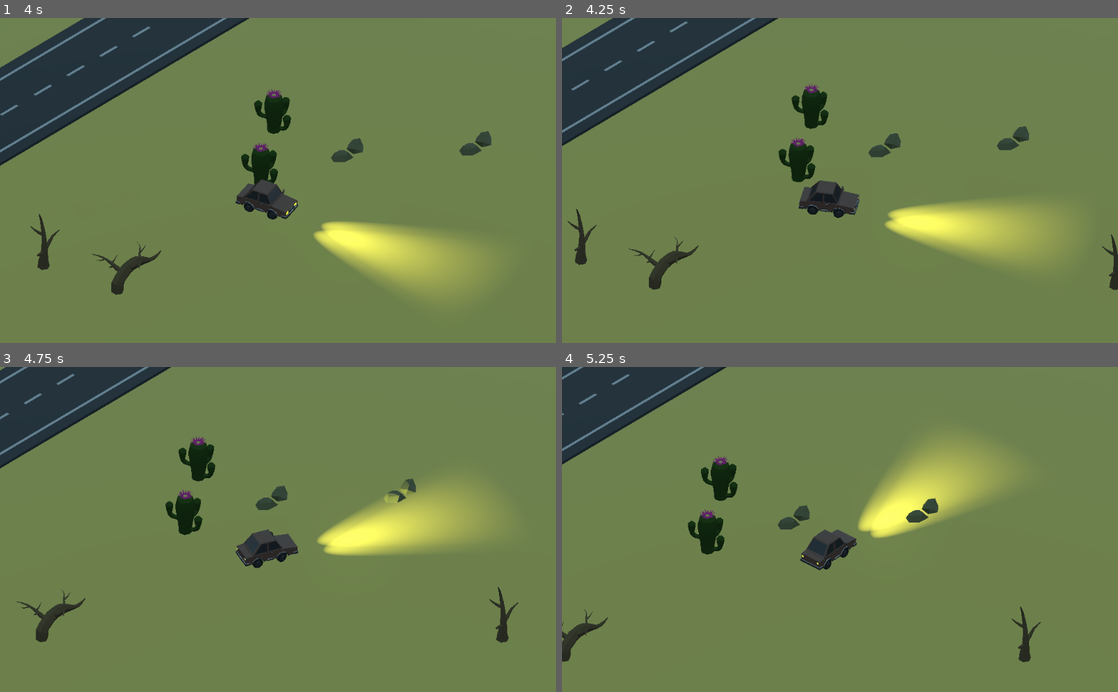
Above: before the commit, frames 1-4 (two rows, left to right).
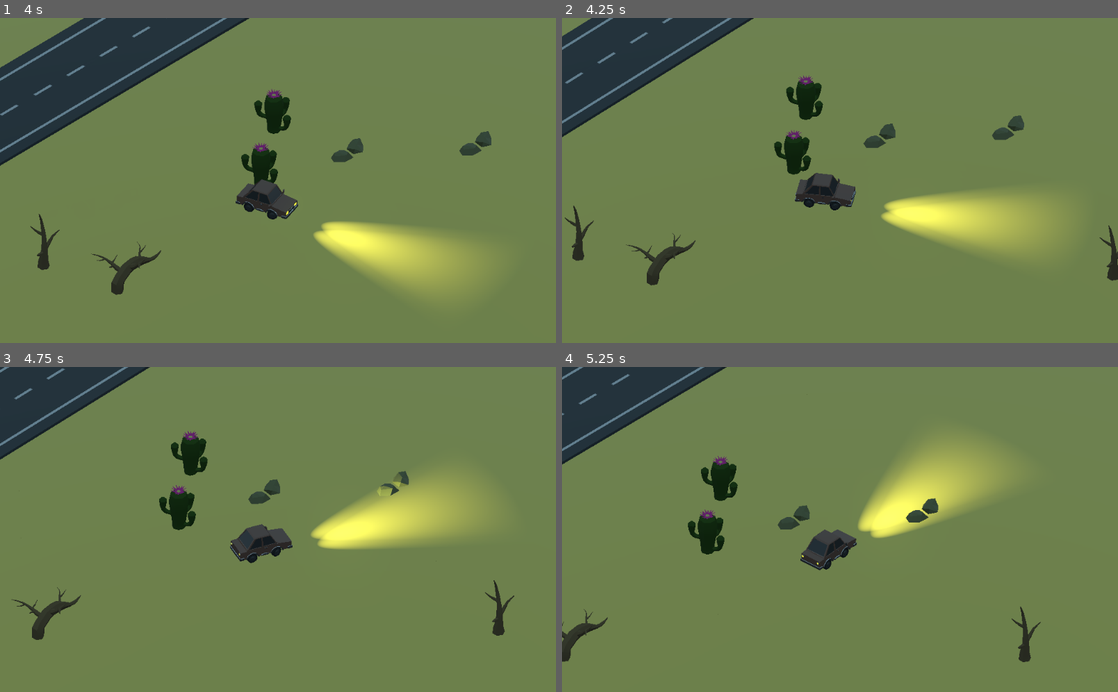
Above: after the commit, the same moments.

Repository: nheeb/dreamanddrive
Game: Godot game, scene res://Logic/Main.tscn
Two runs of this game, one before a commit and one after it. Both use one fixed random seed, a clock stepped at 60 frames per second and the inputs below. The engine's default icon, where the game draws it, is replaced by a stand-in: a white triangle on a blue panel in a dark square.
Inputs (mouse positions are in pixels of both pictures, inside the frame that each line leads up to):
- Up to frame 1 (4 s): move the mouse to (400, 164) at 0.52 s; hold D (steer_right) 0.53-1.28 s; click (400, 164) at 0.6 s; move the mouse to (166, 196) at 1.27 s; hold S (fly_down) 1.28-2.03 s; click (166, 196) at 1.35 s; move the mouse to (333, 109) at 2.02 s; hold D (steer_right) 2.03-2.78 s; click (333, 109) at 2.1 s; move the mouse to (250, 245) at 2.77 s; hold W (fly_up) 2.78-3.53 s; click (250, 245) at 2.85 s; move the mouse to (444, 229) at 3.52 s; hold A (steer_left) from 3.53 s (still down); click (444, 229) at 3.6 s
- Up to frame 2 (4.25 s): keep holding A (steer_left); tap Q (cheat_screen_shake, bound only after the commit) at 4.15 s
- Up to frame 3 (4.75 s): keep holding A (steer_left); move the mouse to (111, 480) at 4.27 s; click (111, 480) at 4.35 s
- Up to frame 4 (5.25 s): move the mouse to (867, 529) at 5.02 s; release A (steer_left) at 5.03 s; hold S (fly_down) from 5.03 s (still down); click (867, 529) at 5.1 s

Frame 1 is identical in both runs. In frame 2, 8.3% of the frame differs, in the area x 0-100%, y 0-84%; in frame 3, 6.6%; in frame 4, less than 0.1%.

Commit message:
ScreenShake

Diff:
--- /dev/null
+++ b/Effects/Explosion.gd
@@ -0,0 +1,24 @@
+extends Spatial
+
+export var damage := 40
+
+func _ready():
+	for area in $Area.get_overlapping_areas():
+		if area.get_parent().has_method("damage"):
+			area.get_parent().damage(damage, self.global_translation, false)
+	AudioManager.play("boom")
+	$Particles.emitting = true
+	$Particles2.emitting = true
+	$Particles3.emitting = true
+	$Tween.interpolate_property($OmniLight, "light_energy", 10.0, 0.0, .8)
+	$Tween.start()
+	yield(get_tree().create_timer(.1),"timeout")
+	$Area.queue_free()
+	yield(get_tree().create_timer(1.5),"timeout")
+	queue_free()
+
+
+
+func _on_Area_area_entered(area):
+	if area.get_parent().has_method("damage"):
+		area.get_parent().damage(damage, self.global_translation, false)
--- /dev/null
+++ b/Effects/Explosion.tscn
@@ -0,0 +1,159 @@
+[gd_scene load_steps=17 format=2]
+
+[ext_resource path="res://Effects/Explosion.gd" type="Script" id=1]
+[ext_resource path="res://Assets/Sound/boom.ogg" type="AudioStream" id=2]
+
+[sub_resource type="SphereMesh" id=1]
+radius = 3.0
+height = 4.0
+radial_segments = 8
+rings = 8
+
+[sub_resource type="CylinderShape" id=2]
+height = 4.29335
+radius = 3.21718
+
+[sub_resource type="Gradient" id=8]
+offsets = PoolRealArray( 0, 0.318059, 0.390836, 0.625337, 1 )
+colors = PoolColorArray( 1, 0.0352941, 0.0352941, 0.0431373, 0.996078, 0.662745, 0.0784314, 0.180392, 0.996078, 0.698039, 0.0862745, 0.152941, 1, 0.756863, 0.0980392, 0, 1, 0.758553, 0.0976563, 0 )
+
+[sub_resource type="GradientTexture" id=4]
+gradient = SubResource( 8 )
+
+[sub_resource type="ParticlesMaterial" id=5]
+emission_shape = 1
+emission_sphere_radius = 0.4
+direction = Vector3( 0, 0, 0 )
+spread = 180.0
+gravity = Vector3( 0, 0, 0 )
+initial_velocity = 4.0
+initial_velocity_random = 0.51
+damping = 2.0
+scale = 1.5
+scale_random = 1.0
+color_ramp = SubResource( 4 )
+
+[sub_resource type="SpatialMaterial" id=6]
+flags_transparent = true
+vertex_color_use_as_albedo = true
+emission_enabled = true
+emission = Color( 1, 0.756863, 0.196078, 1 )
+emission_energy = 1.0
+emission_operator = 0
+emission_on_uv2 = false
+
+[sub_resource type="SphereMesh" id=7]
+material = SubResource( 6 )
+radius = 0.5
+height = 1.0
+radial_segments = 8
+rings = 8
+
+[sub_resource type="SpatialMaterial" id=14]
+flags_transparent = true
+vertex_color_use_as_albedo = true
+emission_enabled = true
+emission = Color( 1, 0.913725, 0.713726, 1 )
+emission_energy = 2.0
+emission_operator = 0
+emission_on_uv2 = false
+
+[sub_resource type="SphereMesh" id=15]
+material = SubResource( 14 )
+radius = 0.5
+height = 1.0
+radial_segments = 8
+rings = 8
+
+[sub_resource type="Gradient" id=9]
+colors = PoolColorArray( 0, 0, 0, 0.8, 0, 0, 0, 0 )
+
+[sub_resource type="GradientTexture" id=10]
+gradient = SubResource( 9 )
+
+[sub_resource type="ParticlesMaterial" id=11]
+emission_shape = 1
+emission_sphere_radius = 0.4
+direction = Vector3( 0, 0, 0 )
+spread = 180.0
+flatness = 0.9
+gravity = Vector3( 0, 0, 0 )
+initial_velocity = 4.0
+initial_velocity_random = 0.51
+damping = 2.0
+scale = 3.0
+scale_random = 0.35
+color_ramp = SubResource( 10 )
+
+[sub_resource type="SpatialMaterial" id=12]
+flags_transparent = true
+flags_unshaded = true
+vertex_color_use_as_albedo = true
+
+[sub_resource type="SphereMesh" id=13]
+material = SubResource( 12 )
+radius = 0.2
+height = 0.4
+radial_segments = 8
+rings = 8
+
+[node name="Explosion" type="Spatial"]
+script = ExtResource( 1 )
+
+[node name="MeshInstance" type="MeshInstance" parent="."]
+visible = false
+mesh = SubResource( 1 )
+
+[node name="Area" type="Area" parent="."]
+collision_layer = 0
+collision_mask = 12
+
+[node name="CollisionShape" type="CollisionShape" parent="Area"]
+shape = SubResource( 2 )
+
+[node name="Particles" type="Particles" parent="."]
+transform = Transform( 1, 0, 0, 0, 1, 0, 0, 0, 1, 0, 0.829882, 0 )
+emitting = false
+amount = 40
+lifetime = 2.0
+one_shot = true
+speed_scale = 2.0
+explosiveness = 1.0
+process_material = SubResource( 5 )
+draw_pass_1 = SubResource( 7 )
+
+[node name="Particles3" type="Particles" parent="."]
+transform = Transform( 0.593543, 0, 0, 0, 0.593543, 0, 0, 0, 0.593543, 0, 0.829882, 0 )
+emitting = false
+amount = 40
+lifetime = 2.0
+one_shot = true
+speed_scale = 2.0
+explosiveness = 1.0
+process_material = SubResource( 5 )
+draw_pass_1 = SubResource( 15 )
+
+[node name="Particles2" type="Particles" parent="."]
+transform = Transform( 1, 0, 0, 0, 1, 0, 0, 0, 1, 0, -0.0647274, 0 )
+emitting = false
+amount = 60
+lifetime = 2.0
+one_shot = true
+speed_scale = 2.0
+explosiveness = 1.0
+process_material = SubResource( 11 )
+draw_pass_1 = SubResource( 13 )
+
+[node name="OmniLight" type="OmniLight" parent="."]
+transform = Transform( 1, 0, 0, 0, 1, 0, 0, 0, 1, 0, 1.02012, 0 )
+light_color = Color( 1, 0.945098, 0.494118, 1 )
+light_energy = 10.0
+omni_range = 7.51348
+
+[node name="Tween" type="Tween" parent="."]
+
+[node name="BoomStream" type="AudioStreamPlayer" parent="."]
+stream = ExtResource( 2 )
+volume_db = -18.353
+
+[connection signal="area_entered" from="Area" to="." method="_on_Area_area_entered"]
--- a/Logic/DreamWorld.tscn
+++ b/Logic/DreamWorld.tscn
@@ -1,8 +1,11 @@
-[gd_scene load_steps=8 format=2]
+[gd_scene load_steps=10 format=2]
 
 [ext_resource path="res://Logic/DreamCar.tscn" type="PackedScene" id=1]
 [ext_resource path="res://Logic/DreamWorld.gd" type="Script" id=2]
 [ext_resource path="res://icon.png" type="Texture" id=3]
+[ext_resource path="res://Logic/ShakeCamera.gd" type="Script" id=4]
+
+[sub_resource type="OpenSimplexNoise" id=5]
 
 [sub_resource type="PlaneMesh" id=1]
 
@@ -67,6 +70,8 @@
 [node name="Camera" type="Camera" parent="CamPivot"]
 transform = Transform( -0.170889, -0.145355, 0.97451, -0.0377644, 0.989298, 0.140938, -0.984566, -0.012717, -0.174549, 0, 0, 0 )
 current = true
+script = ExtResource( 4 )
+noise = SubResource( 5 )
 
 [node name="MeshInstance" type="MeshInstance" parent="."]
 transform = Transform( 0, 27.785, 0, -27.785, 0, 0, 0, 0, 27.785, -6.42075, 0, -27.9297 )
--- /dev/null
+++ b/Logic/ShakeCamera.gd
@@ -0,0 +1,40 @@
+extends Camera
+
+export var noise : OpenSimplexNoise
+export var seed_offset := 0
+var time := 0.0
+var trauma := 0.0
+var trauma_reduction := .75
+var time_scale := 100.0
+
+var base_deg_x: float
+var base_deg_y: float
+var base_deg_z: float
+func _ready():
+	base_deg_x = rotation_degrees.x
+	base_deg_y = rotation_degrees.y
+	base_deg_z = rotation_degrees.z
+
+
+func screen_shake():
+	trauma = .8
+
+func _process(delta):
+	if Input.is_action_just_pressed("cheat_screen_shake"):
+		screen_shake()
+
+	if trauma > 0.0:
+		trauma = max(trauma - delta * trauma_reduction, 0.0)
+		time += delta
+
+		rotation_degrees.x = base_deg_x + 12.0 * get_shake_intensity() * get_noise_from_seed(1)
+		rotation_degrees.y = base_deg_y + 12.0 * get_shake_intensity() * get_noise_from_seed(2)
+		rotation_degrees.z = base_deg_z + 8.0 * get_shake_intensity() * get_noise_from_seed(3)
+
+
+func get_shake_intensity() -> float:
+	return min(trauma, 1.0) * min(trauma, 1.0)
+
+func get_noise_from_seed(_seed: int) -> float:
+	noise.seed = _seed + seed_offset
+	return noise.get_noise_1d(time * time_scale)
--- a/Logic/World.tscn
+++ b/Logic/World.tscn
@@ -7,11 +7,14 @@
 [ext_resource path="res://StreetParts/StreetStraight.tscn" type="PackedScene" id=5]
 [ext_resource path="res://default_env.tres" type="Environment" id=6]
 [ext_resource path="res://Fonts/LemonMilk.otf" type="DynamicFontData" id=7]
+[ext_resource path="res://Logic/ShakeCamera.gd" type="Script" id=8]
 
 [sub_resource type="PlaneMesh" id=1]
 
 [sub_resource type="SpatialMaterial" id=2]
 albedo_texture = ExtResource( 1 )
+
+[sub_resource type="OpenSimplexNoise" id=8]
 
 [sub_resource type="Animation" id=3]
 length = 0.001
@@ -146,6 +149,8 @@
 transform = Transform( 0.707107, 0.419392, -0.569307, 0, 0.805122, 0.59311, 0.707107, -0.419392, 0.569307, -19.806, 24.577, 22.424 )
 projection = 1
 size = 20.0
+script = ExtResource( 8 )
+noise = SubResource( 8 )
 
 [node name="WorldEnvironment" type="WorldEnvironment" parent="."]
 environment = ExtResource( 6 )
--- a/project.godot
+++ b/project.godot
@@ -69,6 +69,11 @@
 "events": [ Object(InputEventKey,"resource_local_to_scene":false,"resource_name":"","device":0,"alt":false,"shift":false,"control":false,"meta":false,"command":false,"pressed":false,"scancode":0,"physical_scancode":69,"unicode":0,"echo":false,"script":null)
  ]
 }
+cheat_screen_shake={
+"deadzone": 0.5,
+"events": [ Object(InputEventKey,"resource_local_to_scene":false,"resource_name":"","device":0,"alt":false,"shift":false,"control":false,"meta":false,"command":false,"pressed":false,"scancode":0,"physical_scancode":81,"unicode":0,"echo":false,"script":null)
+ ]
+}
 
 [physics]
 
Not shown: 1 places in Logic/World.tscn that only renumber resources
